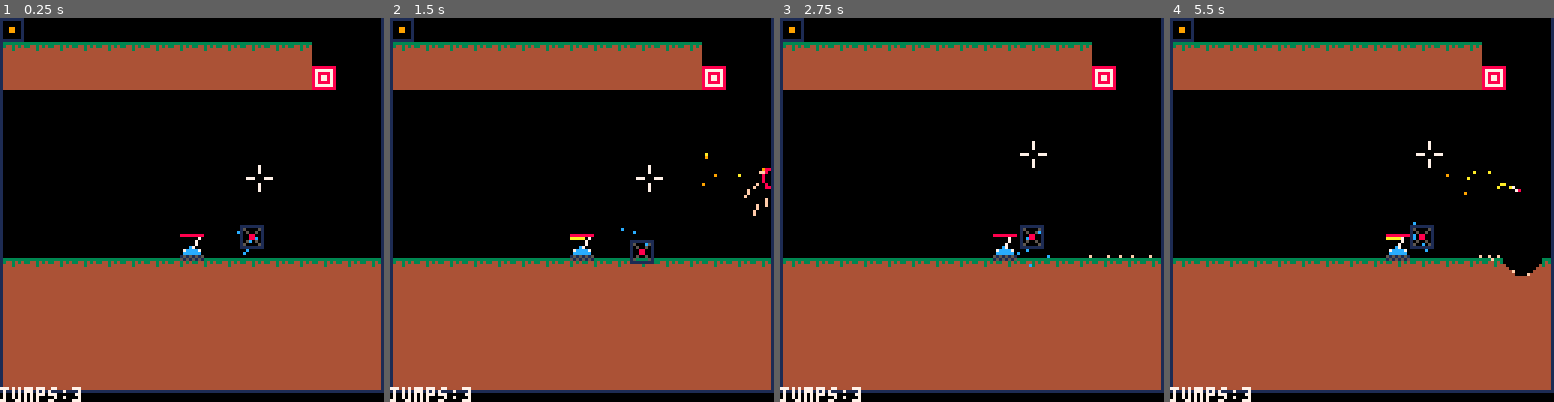
Above: before the commit, frames 1-4 (left to right).
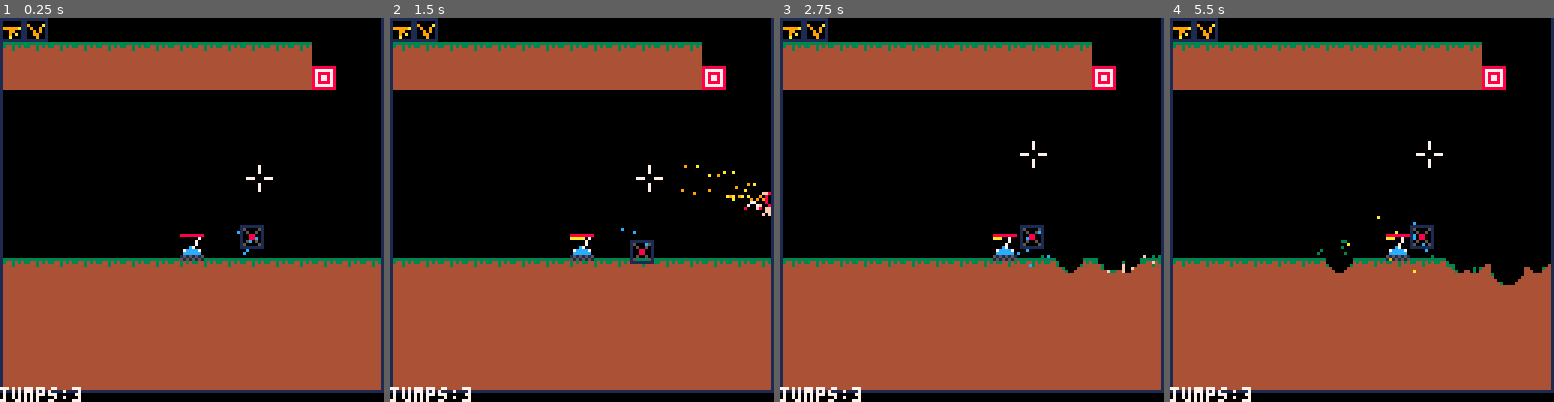
Above: after the commit, the same moments.

Repository: MarrMann/tanks.p8
Game: PICO-8 cartridge tanks.p8
Same seed, same stepped clock (60 frames per second), same inputs: the game is played once before the commit and once after it.
Inputs:
- Up to frame 1 (0.25 s): no input
- Up to frame 2 (1.5 s): tap X (X key) at 0.33, 1.07 s; tap O (Z key) at 0.7 s
- Up to frame 3 (2.75 s): hold Right 1.6-2.1 s; tap O (Z key) at 1.7, 2.1, 2.5 s; tap X (X key) at 1.85 s; hold Up 2.15-2.42 s; hold Right from 2.47 s (still down)
- Up to frame 4 (5.5 s): tap O (Z key) every 0.4 s from 2.9 to 5.3 s; tap X (X key) at 2.97, 4.08, 5.2 s; release Right at 3.03 s; hold Left 3.08-3.58 s; hold Down 3.63-3.97 s; hold Right 4.02-4.68 s; hold Up 4.73-5.03 s; hold Left from 5.08 s (still down)

The runs differ from the first frame. In frame 1, 0.3% of the frame differs, in the area x 0-13%, y 0-7%; in frame 2, 0.7%; in frame 3, 0.9%; in frame 4, 1.5%, in the area x 0-100%, y 0-70%.

Commit message:
fix: splitting shots

Diff:
--- a/tanks.p8
+++ b/tanks.p8
@@ -35,10 +35,16 @@
 		cur_cd=0,
 		jumps = 3,
 		shot = {
-			name = shot_types.basic.name,
-			spr = shot_types.basic.spr,
+			name = shot_types.split.name,
+			spr = shot_types.split.spr,
 			modifiers = {
 			},
+			child = {
+				name = shot_types.bounce.name,
+				spr = shot_types.bounce.spr,
+				modifiers = {
+				},
+			}
 		}
 	}
 	load_room(0,0)
@@ -511,7 +517,7 @@
 		name = "size",
 		spr = 37,
 		apply = function(stats, count)
-			stats.r += 1 * count
+			stats.r += 3 * count
 		end
 	},
 	heavy = {
@@ -564,33 +570,7 @@
 			cd=60
 		},
 		init = function(s)
-			if s.stats == nil then
-				return
-			end
-
-			local base_angle = atan2(s.xvel, s.yvel)
-			local speed = sqrt(s.xvel*s.xvel + s.yvel*s.yvel)
-
-			local count = max(1, s.stats.count)
-			local spread = s.stats.spread
-
-			for i=1,count do
-				local vel = pow_spread(base_angle,speed,spread,count,i)
-				local xv = vel.x
-				local yv = vel.y
-				if i == 1 then
-					s.xvel = xv
-					s.yvel = yv
-				else
-					local stat_copy = copy_table(s.stats)
-					-- avoid changing new shots
-					stat_copy.count = 0
-					stat_copy.spread = 0
-					stat_copy.pow = 1
-
-					shoot_w_stats(s.x, s.y, xv, yv, s.id, s.node, stat_copy)
-				end
-			end
+			single_shot_init(s)
 		end,
 		interpret_semantics = function(sem)
 			local base = shot_types.basic.stats
@@ -649,13 +629,14 @@
 					child_node = generate_shot(shot_types.basic.name,nil,nil)
 				end
 
-				local child_stats = resolve_params(child_node)
-				local multiplier_stats = apply_multiplier_stats(shot_types.split.stats, s.stats, child_stats)
-				child_stats.dmg *= 0.5
-				child_stats.force *= 0.5
-				child_stats.r *= 0.8
+				local child_base_stats = resolve_params(child_node)
+				local multiplier_stats = apply_multiplier_stats(shot_types.split.stats, s.stats, child_base_stats)
+				child_base_stats.dmg *= 0.5
+				child_base_stats.force *= 0.5
+				child_base_stats.r *= 0.8
 
 				for i=1,s.stats.count do
+					local child_stats	= copy_table(child_base_stats)
 					local spread = -s.stats.spread * 0.5 + (i - 1) * (s.stats.spread / (s.stats.count - 1))
 					local child_speed = speed + spread
 					local xv = cos(angle) * child_speed
@@ -779,7 +760,9 @@
 			pow=1,
 			cd=80
 		},
-		init = function(s) end,
+		init = function(s)
+			single_shot_init(s)
+		end,
 		interpret_semantics = function(sem)
 			local base = shot_types.sniper.stats
 			local stats = copy_table(base)
@@ -854,7 +837,9 @@
 			pow=3,
 			cd=45
 		},
-		init = function(s) end,
+		init = function(s)
+			single_shot_init(s)
+		end,
 		interpret_semantics = function(sem)
 			local base = shot_types.laser.stats
 			local stats = copy_table(base)
@@ -870,6 +855,36 @@
 		end
 	},
 }
+
+function single_shot_init(shot)
+	if shot.stats == nil then
+		return
+	end
+
+	local base_angle = atan2(shot.xvel, shot.yvel)
+	local speed = sqrt(shot.xvel*shot.xvel + shot.yvel*shot.yvel)
+
+	local count = max(1, shot.stats.count)
+	local spread = shot.stats.spread
+
+	for i=1,count do
+		local vel = pow_spread(base_angle,speed,spread,count,i)
+		local xv = vel.x
+		local yv = vel.y
+		if i == 1 then
+			shot.xvel = xv
+			shot.yvel = yv
+		else
+			local stat_copy = copy_table(shot.stats)
+			-- avoid changing new shots
+			stat_copy.count = 0
+			stat_copy.spread = 0
+			stat_copy.pow = 1
+
+			shoot_w_stats(shot.x, shot.y, xv, yv, shot.id, shot.node, stat_copy)
+		end
+	end
+end
 
 function apply_multiplier_stats(base_stats, stats, child_stats)
 	child_stats.dmg *= stats.dmg / base_stats.dmg
@@ -2020,6 +2035,7 @@
 ---cause them to gets stuck on
 ---empty space, making them
 ---impossible to kill
+--enemy tanks can't aim backwards
 --tanks can get stuck in ceiling when flying upwards
 --terrain still seems to flip if
 ---multiple shots hit the same area
